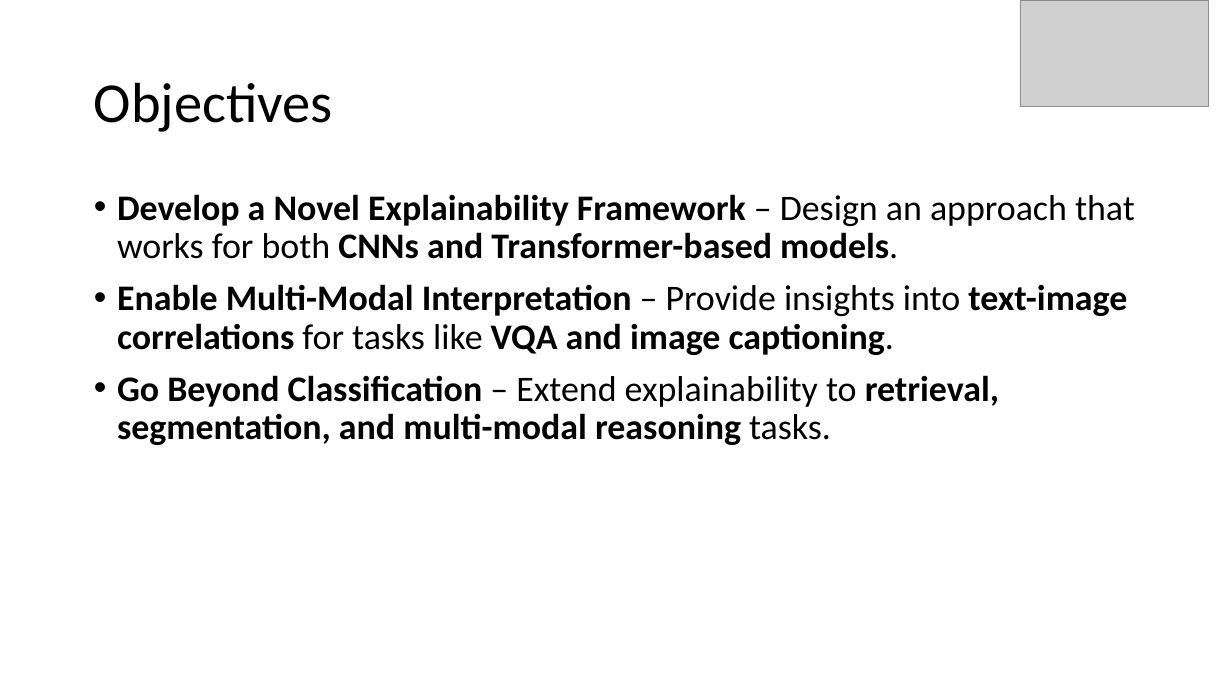
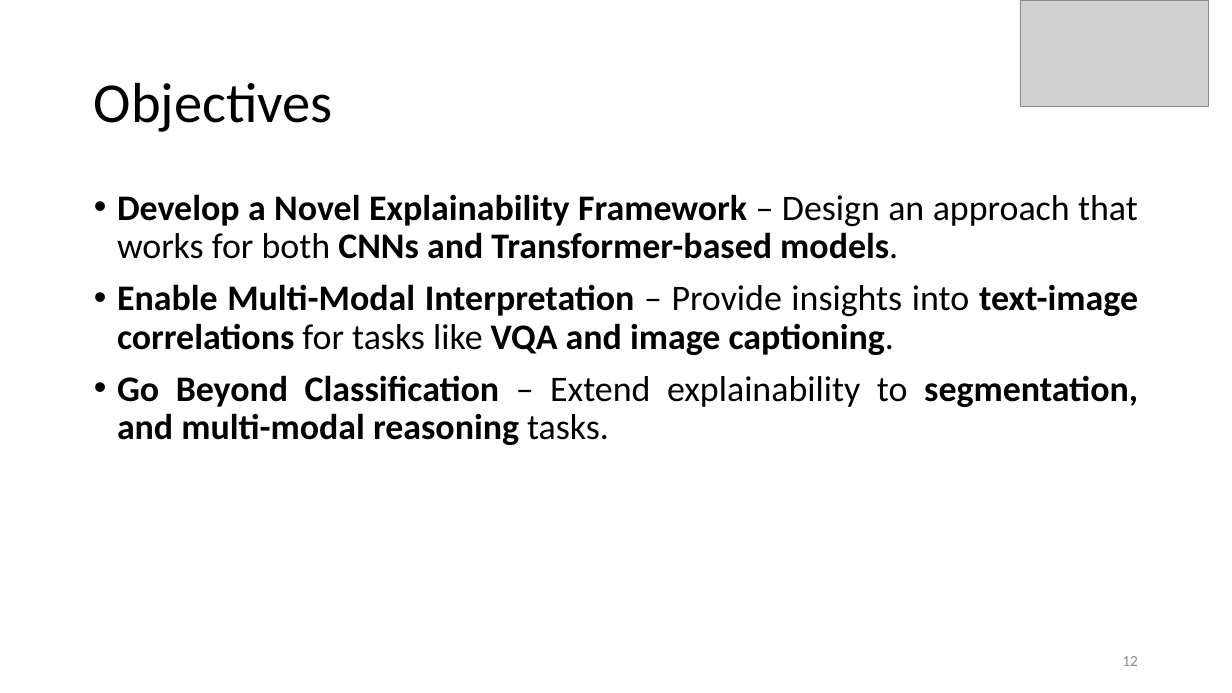
Before and after one commit to Harshtherocking/xai-honors, a slide deck: slide 12 of ref/review.pptx (slide 11 before the commit). Drawn at 1232x693 pixels with LibreOffice and Linux fonts; fonts in the diff are those of the drawing; grey boxes stand for pictures. Boxes give left, top, right and bottom in pixels: in the first picture for what was removed or moved away, otherwise in the second. Text is boxed around its words. In the diff, an @@ line names an element or a change of style, - is before the commit and + after.

```diff
--- a/ref/review.pptx
+++ b/ref/review.pptx
@@ text at bbox=[117, 194, 1138, 355]: alignment left to justified @@
@@ text at bbox=[117, 375, 1138, 445]: text changed @@
-• Go Beyond Classification – Extend explainability to retrieval, segmentation, and multi-modal reasoning tasks.
+• Go Beyond Classification – Extend explainability to segmentation, and multi-modal reasoning tasks.
@@ page number added at bbox=[1122, 656, 1138, 666], 12 pt, text #8C8C8C @@
+12
```
Also in this commit, not shown: 14 other slides changed, 8 slides added, 2 other files.
